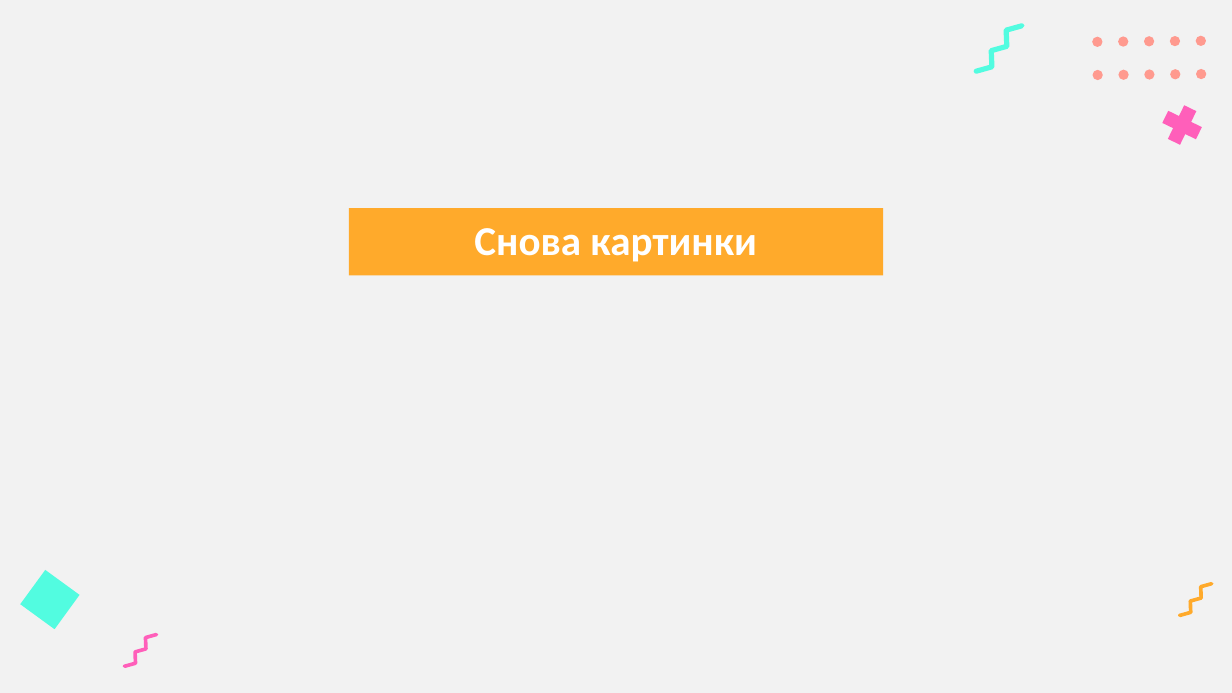
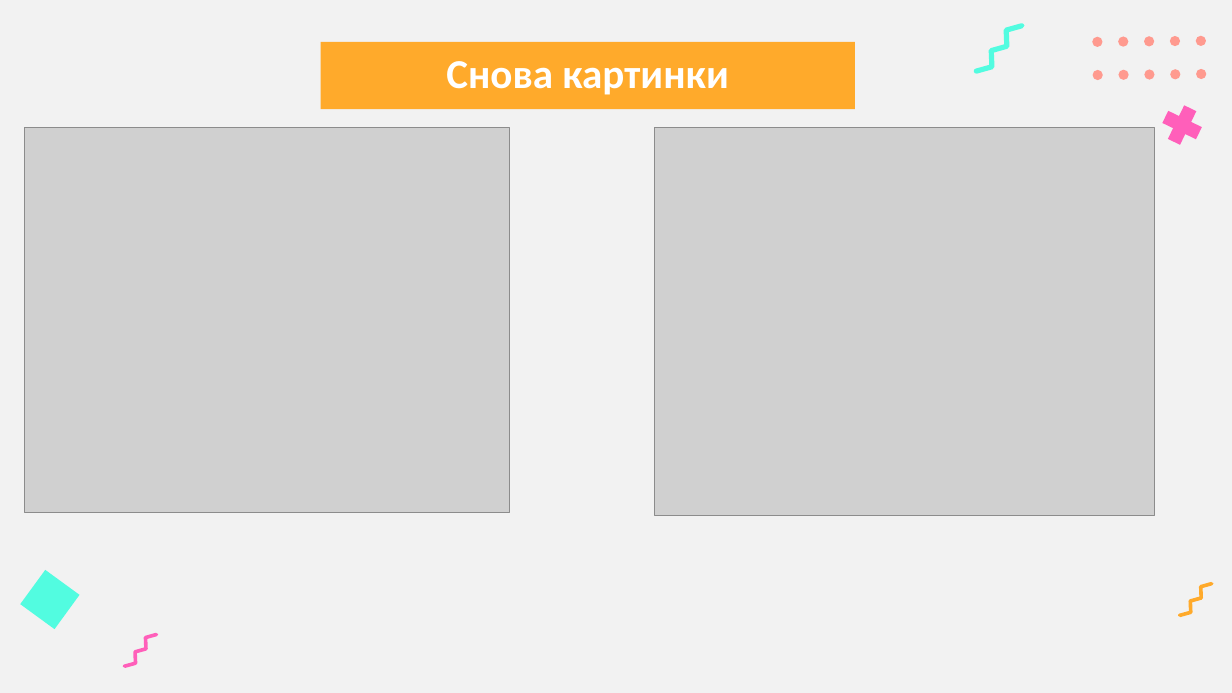
Before and after one commit to ullvea/project_pygame, a slide deck: slide 6 of for project protection/Черновик презентации.pptx. Drawn at 1232x693 pixels with LibreOffice and Linux fonts; fonts in the diff are those of the drawing; grey boxes stand for pictures. Boxes give left, top, right and bottom in pixels: in the first picture for what was removed or moved away, otherwise in the second. Text is boxed around its words. In the diff, an @@ line names an element or a change of style, - is before the commit and + after.

```diff
--- a/for project protection/Черновик презентации.pptx
+++ b/for project protection/Черновик презентации.pptx
@@ title "Снова картинки": place and size @@
-title "Снова картинки" at [349,208,884,275]
+title "Снова картинки" at [321,42,855,109]
@@ picture added at [25,128,509,513] @@
@@ picture added at [655,128,1155,516] @@
```
Also in this commit, not shown: 6 other slides changed, 1 slide added, 1 slide removed, 1 other file.
